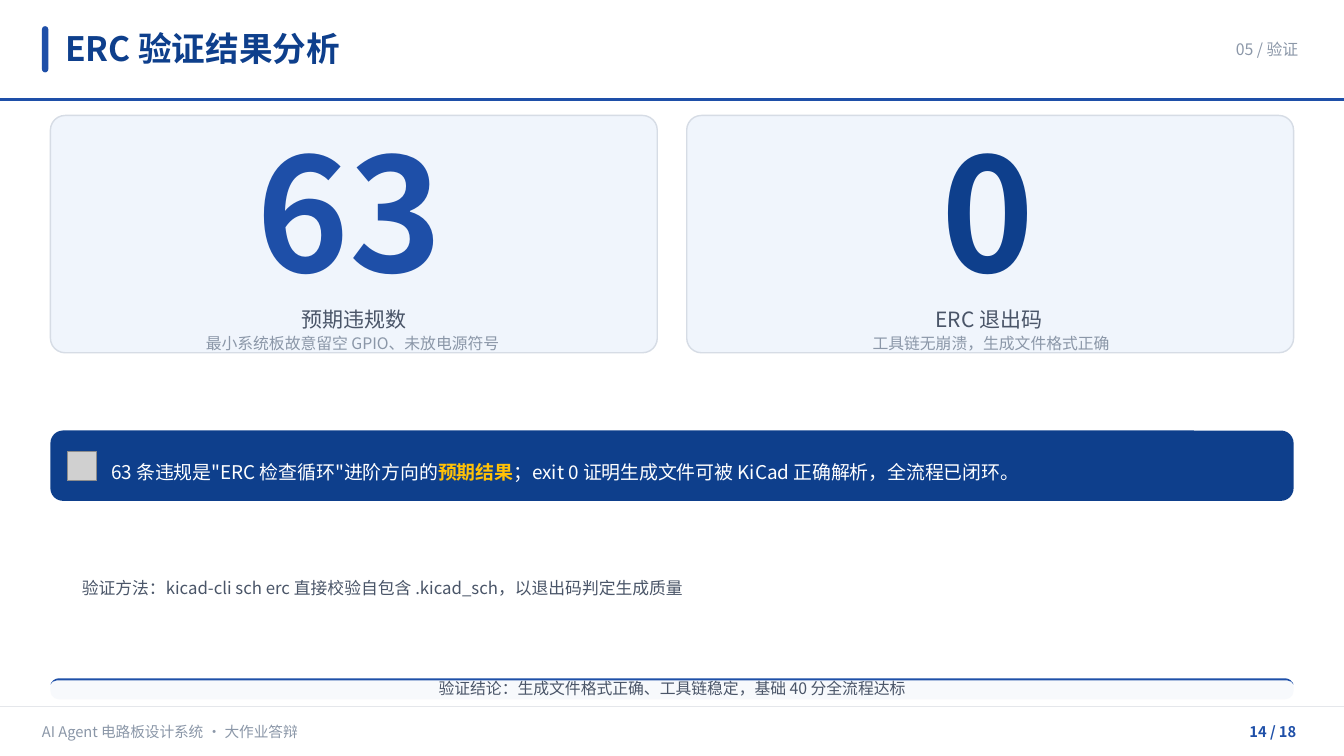
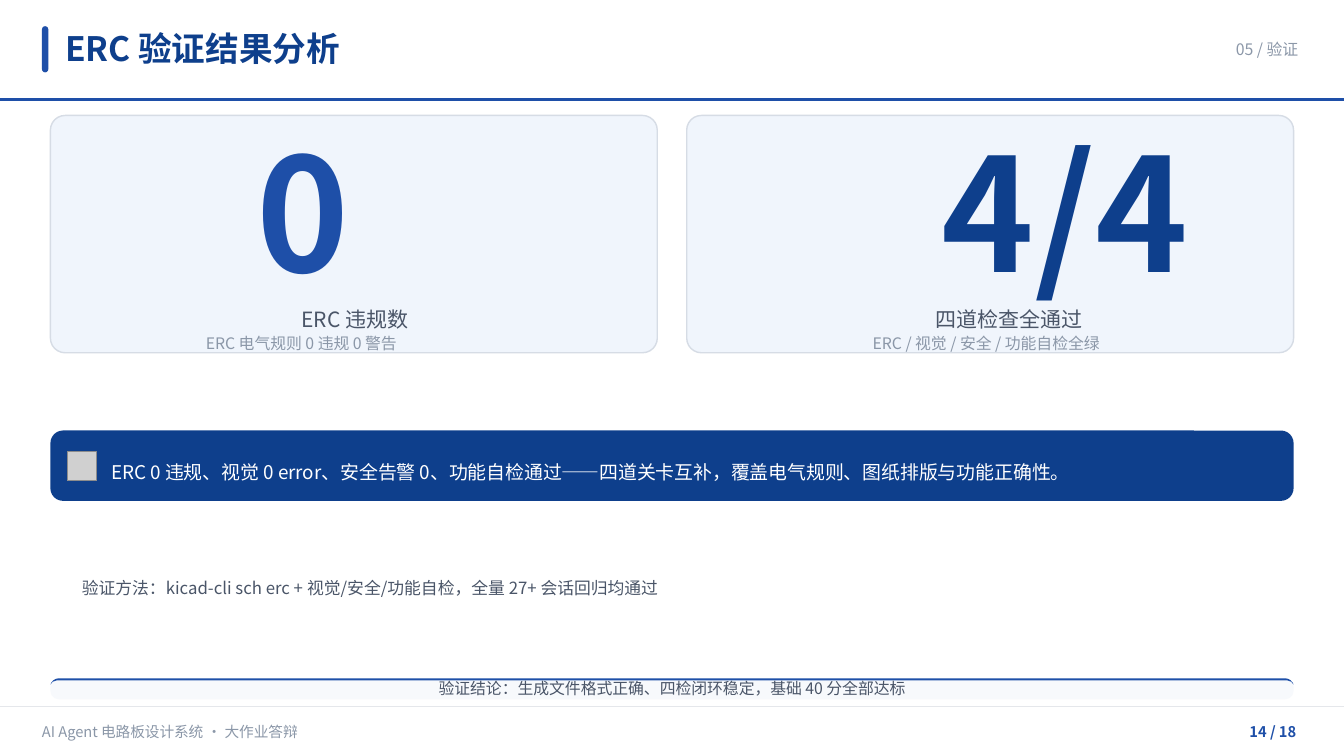
Before and after one commit to Xin4813/ai_agent_pcb, a slide deck: slide 14 of docs/答辩PPT/答辩PPT.pptx. Drawn at 1344x756 pixels with LibreOffice and Linux fonts; fonts in the diff are those of the drawing; grey boxes stand for pictures; background and template pictures are left out. Boxes give left, top, right and bottom in pixels: in the first picture for what was removed or moved away, otherwise in the second. Text is boxed around its words. In the diff, an @@ line names an element or a change of style, - is before the commit and + after.

Commit message:
docs: 同步答辩PPT与设计报告到当前项目状态
- PPT P14: 63条预期违规改为 ERC 0违规 + 四检全绿(4/4)
- PPT P17: 补 Web前端/四检闭环/通用拓扑修复，修正'真实LLM待接入'为已接入
- PPT P6/P8: 架构与流水线补四检闭环
- 报告: 摘要/背景/第五章改为四检全绿，25/63基线说明为历史
- 报告: 第二章校验层补四模块，第七章补Web前端，第八章去掉硬编码symbols-dir

```diff
--- a/docs/答辩PPT/答辩PPT.pptx
+++ b/docs/答辩PPT/答辩PPT.pptx
@@ text "0": place and size @@
-text "0" at [942,153,1035,311]
+text "0" at [256,153,349,311]
@@ text "0" at [256,153,349,311]: text colour #0E3F8C to #1E4FA8 @@
@@ text added at [942,145,1189,311], 112.5 pt, text #0E3F8C, bold @@
+4/4
@@ text removed at [256,153,442,311] @@
-63
@@ text at [301,309,408,329]: text changed @@
-预期违规数
+ERC 违规数
@@ text at [935,309,1082,329]: text changed @@
-ERC 退出码
+四道检查全通过
@@ text at [206,336,397,350]: text changed @@
-最小系统板故意留空 GPIO、未放电源符号
+ERC 电气规则 0 违规 0 警告
@@ text at [873,336,1100,350]: text changed @@
-工具链无崩溃，生成文件格式正确
+ERC / 视觉 / 安全 / 功能自检全绿
@@ text at [111,463,1070,481]: text changed @@
-63 条违规是"ERC 检查循环"进阶方向的预期结果；exit 0 证明生成文件可被 KiCad 正确解析，全流程已闭环。
+ERC 0 违规、视觉 0 error、安全告警 0、功能自检通过——四道关卡互补，覆盖电气规则、图纸排版与功能正确性。
@@ text at [82,580,658,597]: text changed @@
-验证方法：kicad-cli sch erc 直接校验自包含 .kicad_sch，以退出码判定生成质量
+验证方法：kicad-cli sch erc + 视觉/安全/功能自检，全量 27+ 会话回归均通过
@@ text at [439,678,905,696]: text changed @@
-验证结论：生成文件格式正确、工具链稳定，基础 40 分全流程达标
+验证结论：生成文件格式正确、四检闭环稳定，基础 40 分全部达标
```
Also in this commit, not shown: 3 other slides changed, 1 other file.
